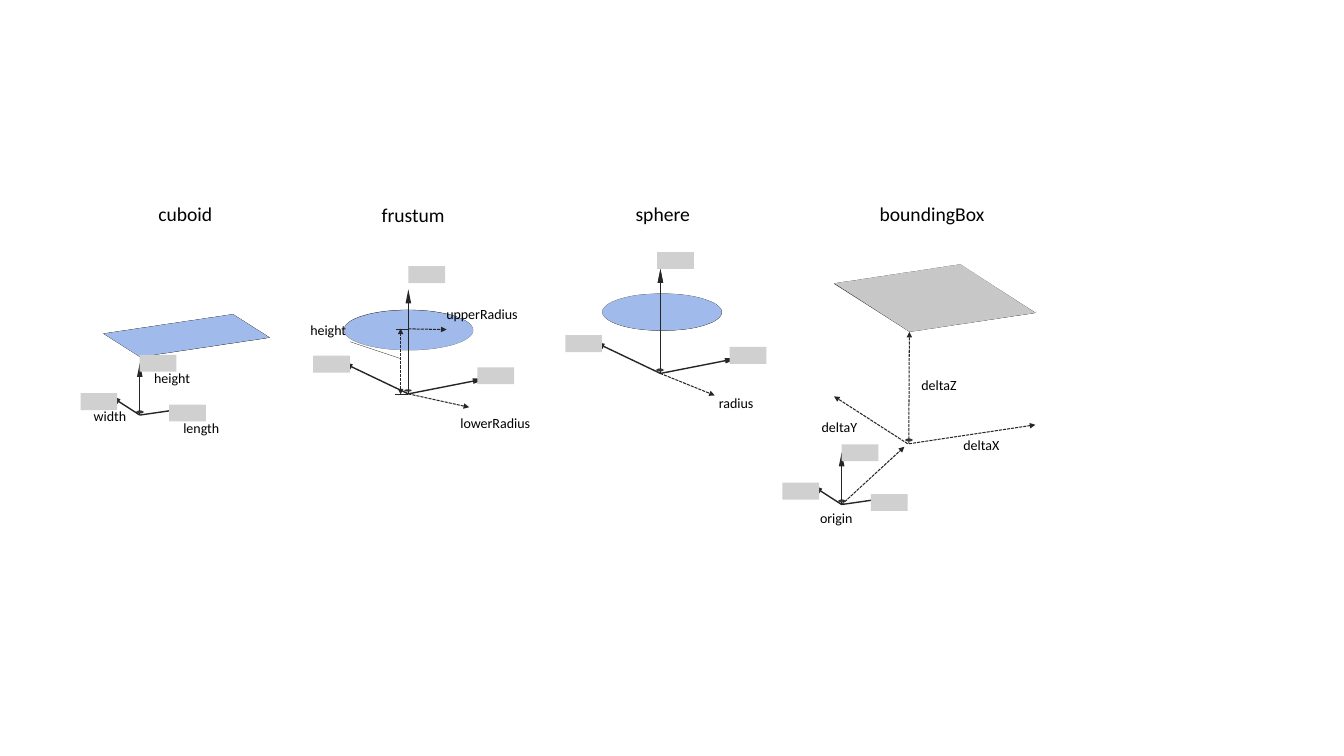
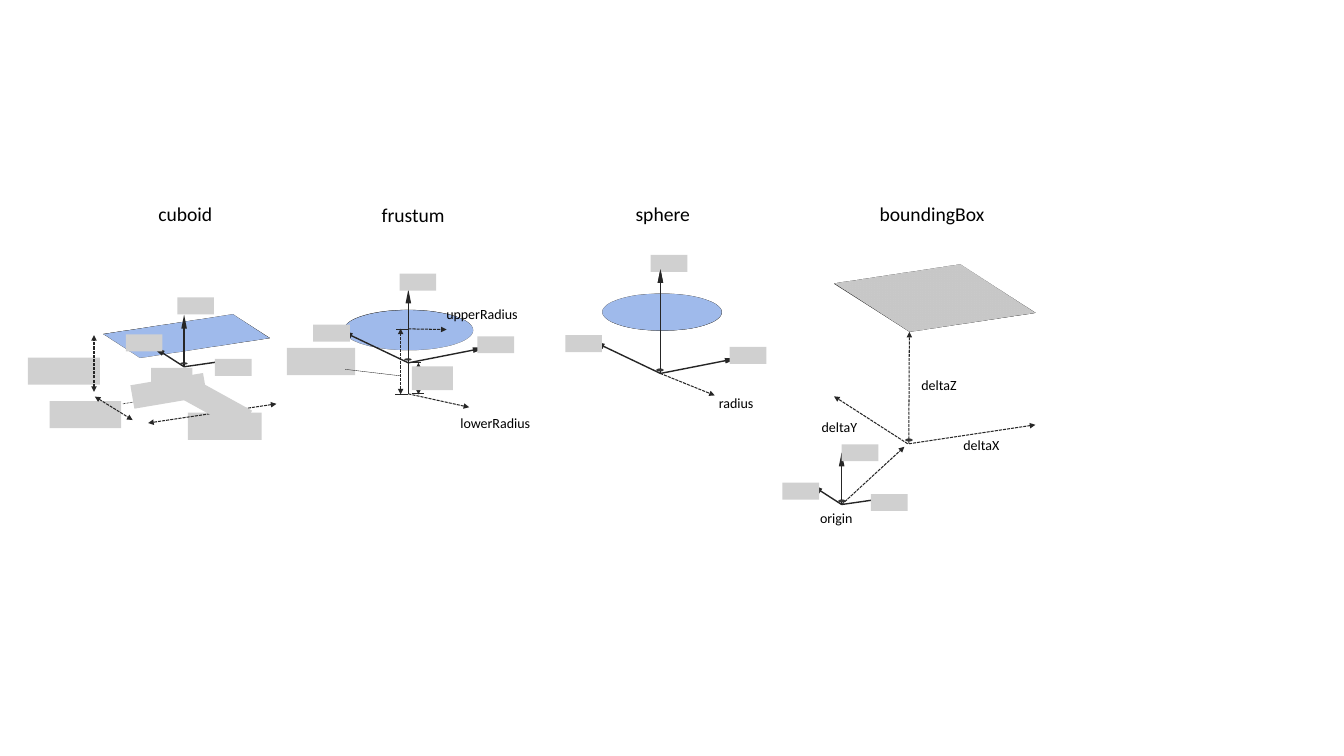
Before and after one commit to DLR-SL/CPACS, a slide deck: slide 1 of documentation/geometryBaseTypes.pptx. Drawn at 1344x756 pixels with LibreOffice and Linux fonts; fonts in the diff are those of the drawing; grey boxes stand for pictures. Boxes give left, top, right and bottom in pixels: in the first picture for what was removed or moved away, otherwise in the second. Text is boxed around its words. In the diff, an @@ line names an element or a change of style, - is before the commit and + after.

```diff
--- a/documentation/geometryBaseTypes.pptx
+++ b/documentation/geometryBaseTypes.pptx
@@ picture: place and size @@
-picture at [657,252,694,269]
+picture at [651,255,688,272]
@@ picture added at [177,297,214,315] @@
@@ picture: place and size @@
-picture at [408,266,445,283]
+picture at [399,274,436,291]
@@ text removed at [310,325,346,338] @@
-height
@@ picture added at [28,358,101,385] @@
@@ double arrow added from (94, 392) to (94, 336), #262626 0.75 pt dashed @@
@@ picture added at [126,335,162,352] @@
@@ picture removed at [140,355,176,372] @@
@@ picture added at [215,359,251,376] @@
@@ picture added at [287,348,356,375] @@
@@ 2 arrows, 1 picture, 1 ellipse: place and size @@
-2 arrows, 1 picture, 1 ellipse at [314,356,487,394]
+2 arrows, 1 picture, 1 ellipse at [314,325,487,363]
@@ picture: place and size @@
-picture at [169,404,206,421]
+picture at [478,337,514,354]
@@ picture added at [131,373,207,409] @@
@@ picture added at [151,368,193,392] @@
@@ text removed at [154,373,190,386] @@
-height
@@ picture added at [176,375,252,432] @@
@@ 3 arrows, 1 ellipse: place and size @@
-3 arrows, 1 ellipse at [107,363,186,415]
+3 arrows, 1 ellipse at [151,315,230,367]
@@ line added from (185, 394) to (185, 368), #262626 0.5 pt dashed @@
@@ line moved from (350, 342) - (400, 359) to (345, 369) - (401, 376) @@
@@ line added from (408, 363) to (421, 363), #262626 0.5 pt @@
@@ picture added at [412,367,454,391] @@
@@ double arrow added from (418, 394) to (418, 363), #262626 0.75 pt dashed @@
@@ picture removed at [478,367,514,384] @@
@@ picture added at [49,401,121,429] @@
@@ picture removed at [81,393,117,410] @@
@@ text removed at [94,409,127,421] @@
-width
@@ double arrow added from (95, 396) to (133, 420), #262626 0.75 pt dashed @@
@@ line added from (185, 394) to (123, 404), #262626 0.5 pt dashed @@
@@ double arrow added from (276, 404) to (148, 423), #262626 0.75 pt dashed @@
@@ line added from (205, 405) to (185, 394), #262626 0.5 pt dashed @@
@@ picture added at [188,412,261,440] @@
@@ line added from (411, 394) to (424, 394), #262626 0.5 pt @@
@@ text removed at [183,423,219,436] @@
-length
```
Also in this commit, not shown: 2 other files.
